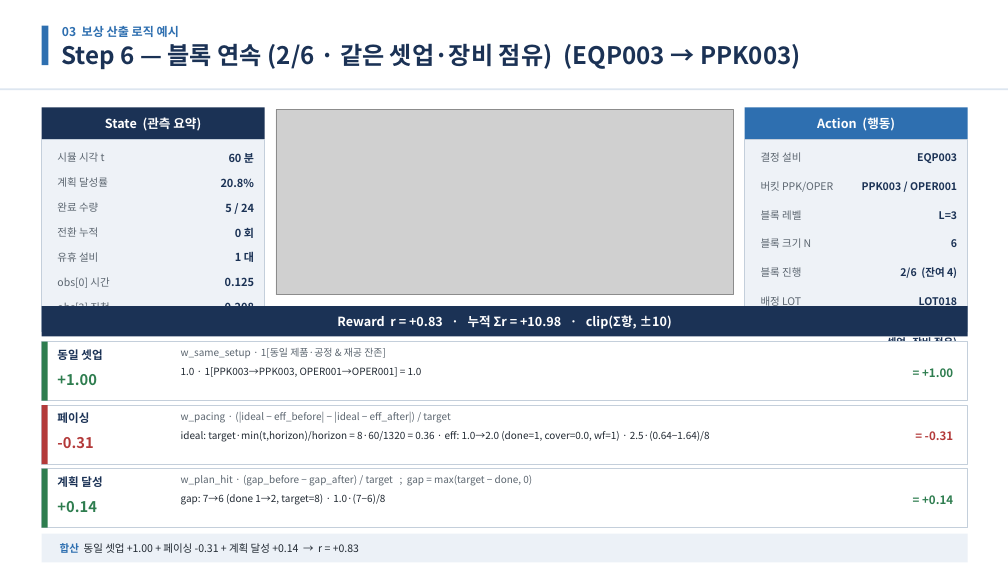
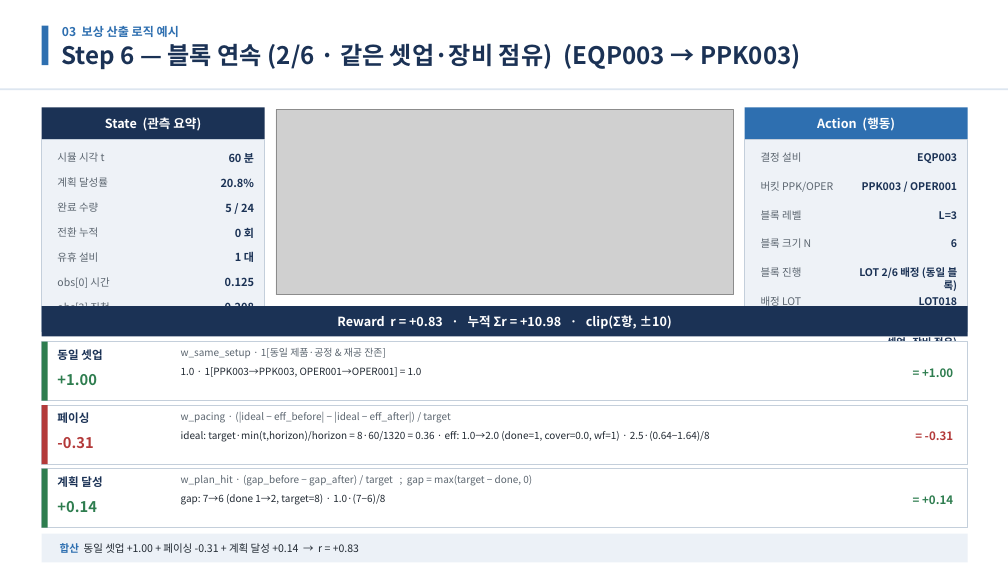
Before and after one commit to relighting123/pjt_scheduling, a slide deck: slide 16 of docs/BulkFill_스케줄링_발표자료.pptx. Drawn at 1008x567 pixels with LibreOffice and Linux fonts; fonts in the diff are those of the drawing; grey boxes stand for pictures. Boxes give left, top, right and bottom in pixels: in the first picture for what was removed or moved away, otherwise in the second. Text is boxed around its words. In the diff, an @@ line names an element or a change of style, - is before the commit and + after.

```diff
--- a/docs/BulkFill_스케줄링_발표자료.pptx
+++ b/docs/BulkFill_스케줄링_발표자료.pptx
@@ text at (x1=859, y1=265, x2=958, y2=291): text changed @@
-2/6 (잔여 4)
+LOT 2/6 배정 (동일 블록)
```
Also in this commit, not shown: 5 other slides changed, 8 other files.
